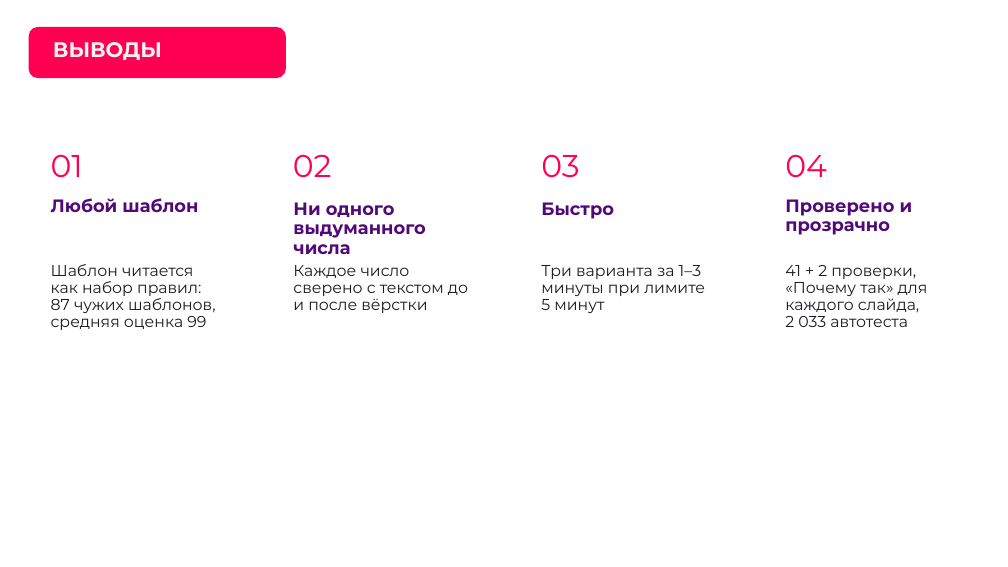
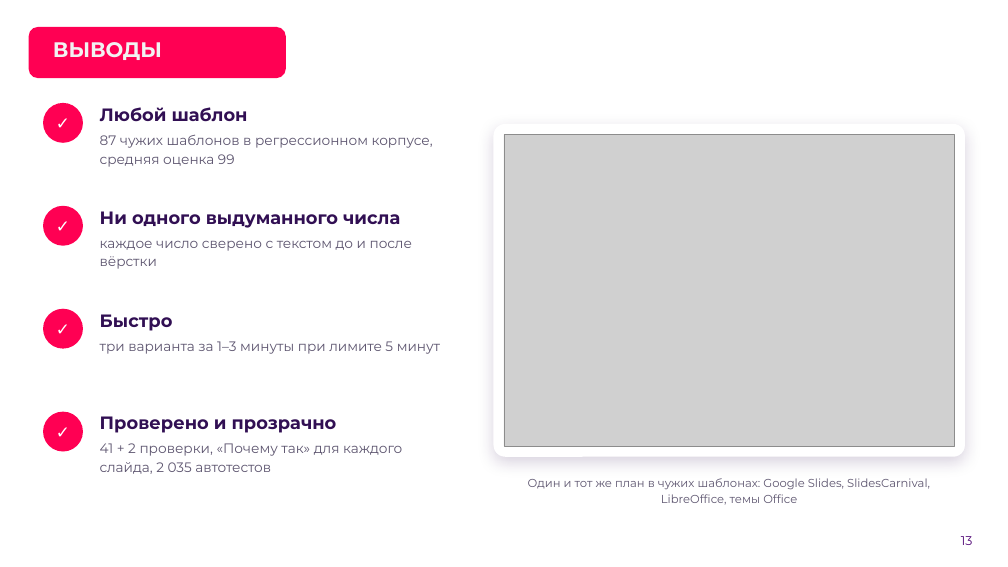
Before and after one commit to hl0pch1k/verstka, a slide deck: slide 13 of docs/presentation/verstka-pitch.pptx. Drawn at 1008x567 pixels with LibreOffice and Linux fonts; fonts in the diff are those of the drawing; grey boxes stand for pictures; background and template pictures are left out. Boxes give left, top, right and bottom in pixels: in the first picture for what was removed or moved away, otherwise in the second. Text is boxed around its words. In the diff, an @@ line names an element or a change of style, - is before the commit and + after.

Commit message:
Новая презентация проекта; раздел «Для экспертов» в README
- презентация: обязательные слайды шаблона ЛЦТ без искажений и пустот, остальные — крупные заголовки, скриншоты сервиса, сетка девяти демо-презентаций, аудит и эффективность в цифрах
- README: навигация для экспертов по шагам; ссылка на видео открывается в браузере
- docs/video/README.md: что показано в видео; MODELS.md и счётчики тестов обновлены
- ссылки для формы сдачи убраны из репозитория

```diff
--- a/docs/presentation/verstka-pitch.pptx
+++ b/docs/presentation/verstka-pitch.pptx
@@ ellipse added at <box>43,103,83,143</box>, fill #FF0053, 16 pt, text #FFFFFF @@
+✓
@@ text "Любой шаблон": place and size @@
-text "Любой шаблон" at <box>51,198,198,213</box>
+text "Любой шаблон" at <box>100,107,248,122</box>
@@ rounded rectangle removed at <box>29,126,250,513</box> @@
@@ text added at <box>100,134,433,167</box>, 13 pt, text #5E5670 @@
+87 чужих шаблонов в регрессионном корпусе, средняя оценка 99
@@ rounded rectangle removed at <box>272,126,493,513</box> @@
@@ rounded rectangle: place and size @@
-rounded rectangle at <box>515,126,736,513</box>
+rounded rectangle at <box>494,124,966,457</box>
@@ rounded rectangle at <box>494,124,966,457</box>: shadow on; proportions changed @@
@@ picture added at <box>504,135,955,446</box> @@
@@ rounded rectangle removed at <box>758,126,979,513</box> @@
@@ text removed at <box>51,154,83,178</box> @@
-01
@@ text removed at <box>293,154,332,178</box> @@
-02
@@ text removed at <box>541,154,579,178</box> @@
-03
@@ text removed at <box>785,154,827,178</box> @@
-04
@@ ellipse added at <box>43,206,83,246</box>, fill #FF0053, 16 pt, text #FFFFFF @@
+✓
@@ text "Ни одного выдуманного числа": place and size @@
-text "Ни одного выдуманного числа" at <box>293,202,425,254</box>
+text "Ни одного выдуманного числа" at <box>100,211,400,228</box>
@@ text removed at <box>51,264,216,330</box> @@
-Шаблон читается как набор правил: 87 чужих шаблонов, средняя оценка 99
@@ text at <box>100,241,412,269</box>: text changed; size 15 to 13 pt; text colour #1C1D22 to #5E5670 @@
-Каждое число сверено с текстом до и после вёрстки
+каждое число сверено с текстом до и после вёрстки
@@ text removed at <box>785,265,928,327</box> @@
-41 + 2 проверки, «Почему так» для каждого слайда, 2 033 автотеста
@@ ellipse added at <box>43,309,83,349</box>, fill #FF0053, 16 pt, text #FFFFFF @@
+✓
@@ text "Быстро": place and size @@
-text "Быстро" at <box>541,202,614,219</box>
+text "Быстро" at <box>100,314,173,331</box>
@@ text at <box>100,341,440,354</box>: text changed; size 15 to 13 pt; text colour #1C1D22 to #5E5670 @@
-Три варианта за 1–3 минуты при лимите 5 минут
+три варианта за 1–3 минуты при лимите 5 минут
@@ ellipse added at <box>43,411,83,451</box>, fill #FF0053, 16 pt, text #FFFFFF @@
+✓
@@ text colour #520978 to #310F53; line spacing 0.9 to 1.12; less space between paragraphs in 4 elements at <box>100,211,400,228</box>, <box>100,107,248,122</box>, <box>100,314,173,331</box>, <box>100,416,337,433</box> @@
@@ text "Проверено и прозрачно": place and size @@
-text "Проверено и прозрачно" at <box>785,199,913,235</box>
+text "Проверено и прозрачно" at <box>100,416,337,433</box>
@@ text added at <box>100,443,402,474</box>, 13 pt, text #5E5670 @@
+41 + 2 проверки, «Почему так» для каждого слайда, 2 035 автотестов
@@ text added at <box>528,478,930,504</box>, 11 pt, text #5E5670 @@
+Один и тот же план в чужих шаблонах: Google Slides, SlidesCarnival, LibreOffice, темы Office
@@ page number at <box>961,536,973,545</box>: text colour #FFFFFF to #520977 @@
```
Also in this commit, not shown: 10 other slides changed, 2 slides added, 2 slides removed, 5 other files.
